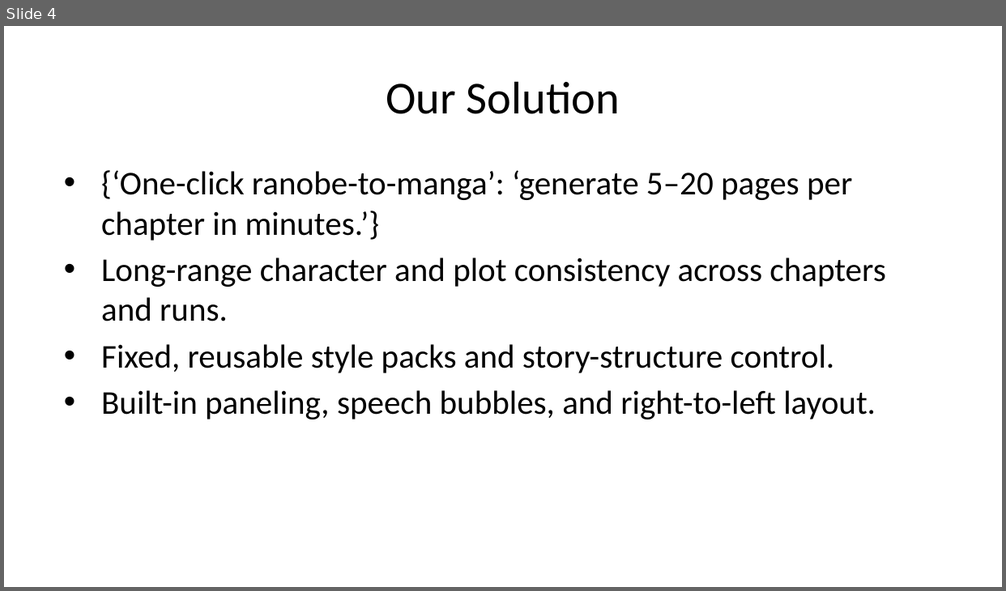
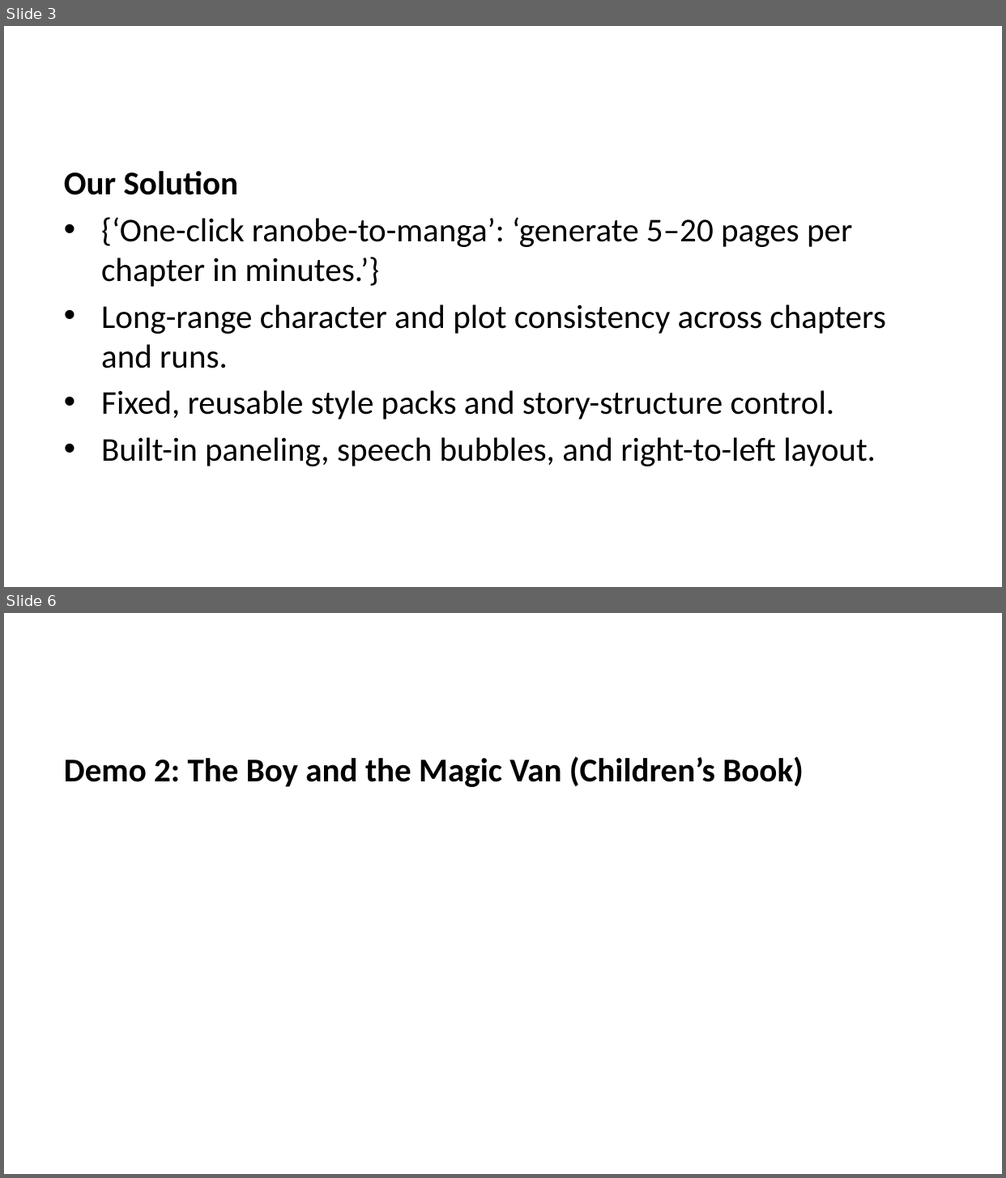
Before and after one commit to comics-factory/pitch-deck, a slide deck: dist/ai-storybook-investor.pptx. Shown one above the other, each under a label of ours: slide 4 before the commit, slides 3 and 6 after it; the slides between them are not shown. The pictures are 1006x591 and 1006x1178 pixels, drawn with LibreOffice and Linux fonts; fonts in the diff are those of the drawing. Boxes give left, top, right and bottom in pixels: in the first picture for what was removed or moved away, otherwise in the second. Text is boxed around its words. In the diff, an @@ line names an element or a change of style, - is before the commit and + after.

```diff
--- a/dist/ai-storybook-investor.pptx
+++ b/dist/ai-storybook-investor.pptx
@@ slide 6 added at bbox=[4, 613, 1002, 1174], background #FFFFFF @@
@@ text added at bbox=[64, 756, 803, 787], 24 pt, text #000000, bold @@
+Demo 2: The Boy and the Magic Van (Children’s Book)
@@ what was slide 4 is now slide 3 @@
@@ slide 3 changed as well @@
@@ title removed at bbox=[386, 81, 620, 114] @@
-Our Solution
@@ text at bbox=[64, 171, 239, 195]: paragraph added @@
+Our Solution
```
Also in this commit, not shown: 8 other slides changed, 3 other slides added, 2 slides removed, 36 other files.
